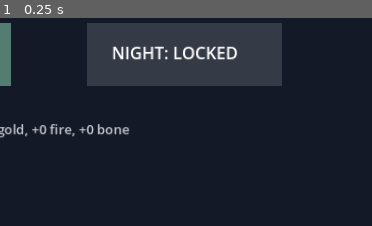
Above: before the commit, frame 1.
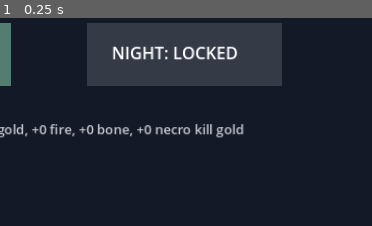
Above: after the commit, the same moment.

Repository: DoctorStrangeSH/Last-Ritual
Game: Godot game, scene res://scenes/run_loop.tscn
Two runs of this game, one before a commit and one after it. Both use one fixed random seed, a clock stepped at 60 frames per second and the inputs below.
Inputs:
- Up to frame 1 (0.25 s): no input
The pictures show only the part of the screen within x 42-92%, y 50-100%; the shares and areas given below are measured in that part.

The runs differ from the first frame. In frame 1, 0.8% of the frame differs, in the area x 34-66%, y 50-58%.

Commit message:
feat(v3): add Necro run reward and pass kill bonus to TD

Diff:
--- a/scripts/run_loop.gd
+++ b/scripts/run_loop.gd
@@ -10,11 +10,12 @@
 var run_gold_bonus := 0
 var run_fire_bonus := 0
 var run_bone_tower_bonus := 0
+var run_necro_kill_bonus := 0
 var active_game: Node2D
 var last_phase := "day"
 const DAY_BUTTON := Rect2(240, 330, 280, 90)
 const NIGHT_BUTTON := Rect2(630, 330, 280, 90)
-const REWARD_BUTTONS := [Rect2(170, 370, 250, 100), Rect2(450, 370, 250, 100), Rect2(730, 370, 250, 100)]
+const REWARD_BUTTONS := [Rect2(80, 370, 225, 100), Rect2(350, 370, 225, 100), Rect2(620, 370, 225, 100), Rect2(890, 370, 225, 100)]
 
 func _ready() -> void:
     queue_redraw()
@@ -34,6 +35,7 @@
         active_game.coins += run_gold_bonus
         active_game.fire_synergy_bonus = run_fire_bonus
         active_game.bone_synergy_bonus = run_bone_tower_bonus
+        active_game.necro_kill_bonus = run_necro_kill_bonus
     else:
         active_game.attack_damage += run_damage_bonus
         active_game.attack_speed_multiplier += run_speed_bonus
@@ -65,6 +67,8 @@
             run_fire_bonus += 1
         "gold":
             run_gold_bonus += 30
+        "necro":
+            run_necro_kill_bonus += 3
         _:
             return false
     phase = "hub"
@@ -99,7 +103,7 @@
     elif phase == "reward":
         for i in range(REWARD_BUTTONS.size()):
             if REWARD_BUTTONS[i].has_point(point):
-                choose_run_reward(["bone", "ember", "gold"][i])
+                choose_run_reward(["bone", "ember", "gold", "necro"][i])
                 get_viewport().set_input_as_handled()
                 return
     elif phase == "defeat" or phase == "victory":
@@ -119,6 +123,7 @@
     run_gold_bonus = 0
     run_fire_bonus = 0
     run_bone_tower_bonus = 0
+    run_necro_kill_bonus = 0
     queue_redraw()
 
 func _draw() -> void:
@@ -132,10 +137,10 @@
             draw_rect(NIGHT_BUTTON, Color("#594d78") if next_phase == "night" else Color("#343b47"))
             draw_string(ThemeDB.fallback_font, Vector2(290, 382), "DAY: DEFEND" if next_phase == "day" else "DAY: COMPLETE", HORIZONTAL_ALIGNMENT_LEFT, -1, 24, Color.WHITE)
             draw_string(ThemeDB.fallback_font, Vector2(665, 382), "NIGHT: EXPLORE" if next_phase == "night" else "NIGHT: LOCKED", HORIZONTAL_ALIGNMENT_LEFT, -1, 24, Color.WHITE)
-            draw_string(ThemeDB.fallback_font, Vector2(300, 490), "Relics: +%d damage, +%d gold, +%d fire, +%d bone" % [run_damage_bonus, run_gold_bonus, run_fire_bonus, run_bone_tower_bonus], HORIZONTAL_ALIGNMENT_LEFT, -1, 19, Color("#c7c9d1"))
+            draw_string(ThemeDB.fallback_font, Vector2(300, 490), "Relics: +%d damage, +%d gold, +%d fire, +%d bone, +%d necro kill gold" % [run_damage_bonus, run_gold_bonus, run_fire_bonus, run_bone_tower_bonus, run_necro_kill_bonus], HORIZONTAL_ALIGNMENT_LEFT, -1, 19, Color("#c7c9d1"))
         "reward":
             draw_string(ThemeDB.fallback_font, Vector2(410, 235), "CHOOSE A RUN RELIC", HORIZONTAL_ALIGNMENT_LEFT, -1, 26, Color.WHITE)
-            var names := ["BONE: +1 DAMAGE", "EMBER: +25% SPEED + FIRE", "GOLD: +30 START GOLD"]
+            var names := ["BONE: +1 HERO/TOWER", "EMBER: SPEED + FIRE", "GOLD: +30 START GOLD", "NECRO: +3 KILL GOLD"]
             for i in range(REWARD_BUTTONS.size()):
                 draw_rect(REWARD_BUTTONS[i], [Color("#526d9b"), Color("#a16a36"), Color("#927447")][i])
                 draw_string(ThemeDB.fallback_font, REWARD_BUTTONS[i].position + Vector2(12, 55), names[i], HORIZONTAL_ALIGNMENT_LEFT, -1, 17, Color.WHITE)
